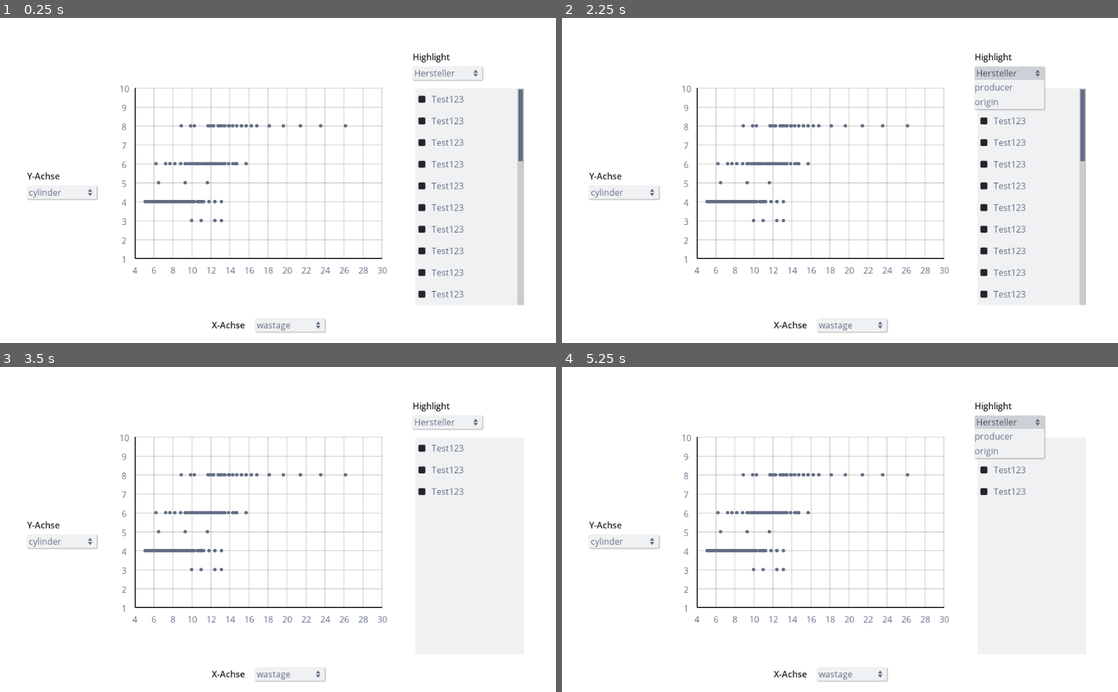
Above: before the commit, frames 1-4 (two rows, left to right).
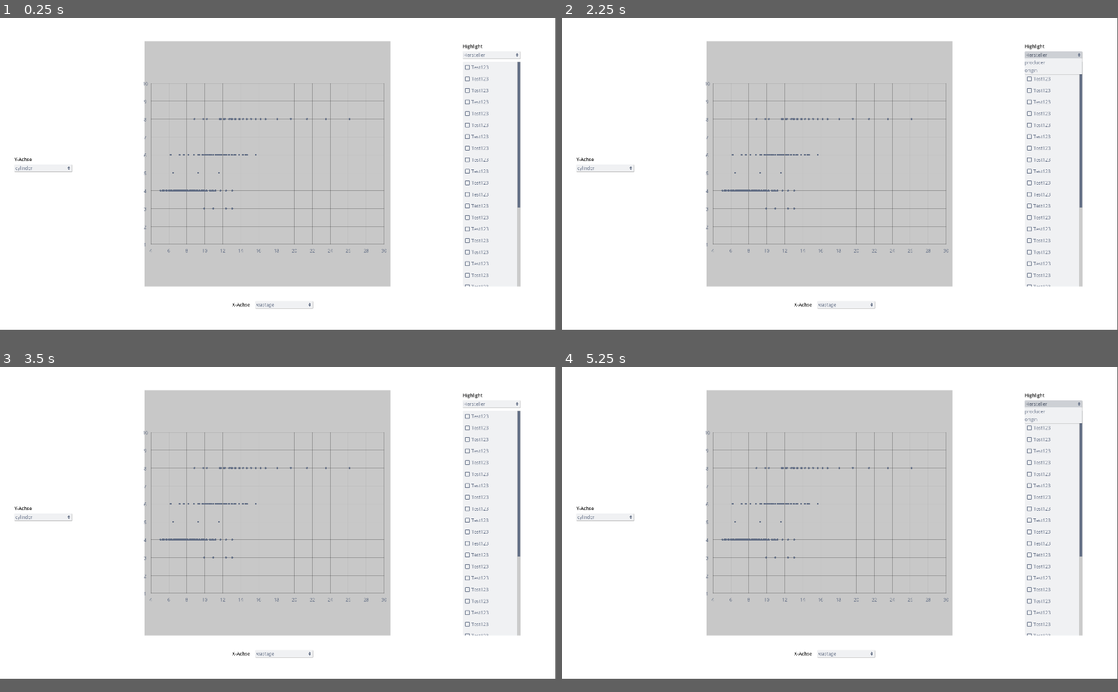
Above: after the commit, the same moments.

Repository: nevs-devs/cars
Game: Godot game, scene res://Main.tscn
Same seed, same stepped clock (60 frames per second), same inputs: the game is played once before the commit and once after it.
Inputs (mouse positions are in pixels of both pictures, inside the frame that each line leads up to):
- Up to frame 1 (0.25 s): no input
- Up to frame 2 (2.25 s): click "wastage" at 0.5 s; click "cylinder" at 1.25 s; click "Hersteller" at 2 s
- Up to frame 3 (3.5 s): click (467, 448) at 2.77 s
- Up to frame 4 (5.25 s): click "wastage" at 3.5 s; click "cylinder" at 4.25 s; click "Hersteller" at 5 s
In our replay, the window is 800x468 before the commit and 799x449 after it. These sizes can differ from the game's own. Grey fills any space a smaller window leaves; there, only what the larger window draws over its background counts as a difference.

The runs differ from the first frame. In frame 1, 35% of the frame differs, in the area x 2-95%, y 7-97%; in frame 2, 36%; in frame 3, 34%; in frame 4, 35%.

Commit message:
checkboxes added
fullscreen

Diff:
--- a/Chart.gd
+++ b/Chart.gd
@@ -2,7 +2,7 @@
 
 const axis_label = preload("res://AxisLabel.tscn")
 const data_point = preload("res://DataPoint.tscn")
-const GRID_SIZE: int = 500
+const GRID_SIZE: int = 850
 var cols: int = 0
 var rows: int = 0
 var cell_size: float
--- a/Main.tscn
+++ b/Main.tscn
@@ -11,29 +11,30 @@
 script = ExtResource( 1 )
 
 [node name="ColorRect" type="ColorRect" parent="."]
-margin_right = 1024.0
-margin_bottom = 600.0
+margin_right = 1920.0
+margin_bottom = 1080.0
 __meta__ = {
 "_edit_use_anchors_": false
 }
 
 [node name="ChartArea" type="ColorRect" parent="."]
-margin_left = 220.0
-margin_top = 30.0
-margin_right = 720.0
-margin_bottom = 530.0
+margin_left = 500.0
+margin_top = 80.0
+margin_right = 1350.0
+margin_bottom = 930.0
+color = Color( 0.788235, 0.788235, 0.788235, 1 )
 __meta__ = {
 "_edit_use_anchors_": false
 }
 
 [node name="Chart" parent="." instance=ExtResource( 2 )]
-position = Vector2( 476, 286 )
+position = Vector2( 925, 505 )
 
 [node name="XAxisChooser" type="MenuButton" parent="."]
-margin_left = 470.0
-margin_top = 555.0
-margin_right = 598.0
-margin_bottom = 579.0
+margin_left = 882.953
+margin_top = 981.167
+margin_right = 1080.95
+margin_bottom = 1005.17
 theme = ExtResource( 3 )
 text = "X-Achse"
 icon = SubResource( 1 )
@@ -44,15 +45,15 @@
 }
 
 [node name="DropDown" type="Sprite" parent="XAxisChooser"]
-position = Vector2( 116, 12 )
+position = Vector2( 188, 12 )
 scale = Vector2( 0.4, 0.4 )
 texture = ExtResource( 4 )
 
 [node name="YAxisChooser" type="MenuButton" parent="."]
 margin_left = 50.0
-margin_top = 310.0
-margin_right = 178.0
-margin_bottom = 334.0
+margin_top = 508.016
+margin_right = 248.0
+margin_bottom = 532.016
 theme = ExtResource( 3 )
 text = "Y-Achse"
 icon = SubResource( 1 )
@@ -63,15 +64,15 @@
 }
 
 [node name="DropDown" type="Sprite" parent="YAxisChooser"]
-position = Vector2( 116, 12 )
+position = Vector2( 188, 12 )
 scale = Vector2( 0.4, 0.4 )
 texture = ExtResource( 4 )
 
 [node name="SelectButton" type="MenuButton" parent="."]
-margin_left = 760.0
-margin_top = 90.0
-margin_right = 888.0
-margin_bottom = 114.0
+margin_left = 1600.0
+margin_top = 116.0
+margin_right = 1798.0
+margin_bottom = 140.0
 theme = ExtResource( 3 )
 text = "Hersteller"
 icon = SubResource( 1 )
@@ -82,15 +83,15 @@
 }
 
 [node name="DropDown" type="Sprite" parent="SelectButton"]
-position = Vector2( 116, 12 )
+position = Vector2( 188, 12 )
 scale = Vector2( 0.4, 0.4 )
 texture = ExtResource( 4 )
 
 [node name="AxisX" type="Label" parent="."]
-margin_left = 390.0
-margin_top = 555.0
-margin_right = 451.0
-margin_bottom = 578.0
+margin_left = 802.953
+margin_top = 981.167
+margin_right = 863.953
+margin_bottom = 1004.17
 theme = ExtResource( 3 )
 text = "X-Achse"
 __meta__ = {
@@ -99,9 +100,9 @@
 
 [node name="AxisY" type="Label" parent="."]
 margin_left = 50.0
-margin_top = 280.0
+margin_top = 478.016
 margin_right = 111.0
-margin_bottom = 303.0
+margin_bottom = 501.016
 theme = ExtResource( 3 )
 text = "Y-Achse"
 __meta__ = {
@@ -109,10 +110,10 @@
 }
 
 [node name="Highlight" type="Label" parent="."]
-margin_left = 760.0
-margin_top = 60.0
-margin_right = 828.0
-margin_bottom = 83.0
+margin_left = 1600.0
+margin_top = 86.0
+margin_right = 1668.0
+margin_bottom = 109.0
 theme = ExtResource( 3 )
 text = "Highlight"
 __meta__ = {
@@ -120,10 +121,10 @@
 }
 
 [node name="ScrollContainer" type="ScrollContainer" parent="."]
-margin_left = 765.254
-margin_top = 130.0
-margin_right = 965.254
-margin_bottom = 530.0
+margin_left = 1600.0
+margin_top = 151.0
+margin_right = 1800.0
+margin_bottom = 930.0
 theme = ExtResource( 3 )
 __meta__ = {
 "_edit_use_anchors_": false
--- a/project.godot
+++ b/project.godot
@@ -19,6 +19,12 @@
 run/main_scene="res://Main.tscn"
 config/icon="res://icon.png"
 
+[display]
+
+window/size/width=1920
+window/size/height=1080
+window/size/fullscreen=true
+
 [rendering]
 
 environment/default_environment="res://default_env.tres"
--- a/theme.tres
+++ b/theme.tres
@@ -1,6 +1,8 @@
-[gd_resource type="Theme" load_steps=15 format=2]
+[gd_resource type="Theme" load_steps=17 format=2]
 
 [ext_resource path="res://Open_Sans/OpenSans-Regular.ttf" type="DynamicFontData" id=1]
+[ext_resource path="res://checked.png" type="Texture" id=2]
+[ext_resource path="res://unchecked.png" type="Texture" id=3]
 
 [sub_resource type="DynamicFontData" id=9]
 font_path = "res://Open_Sans/OpenSans-SemiBold.ttf"
@@ -60,10 +62,8 @@
 
 [sub_resource type="StyleBoxFlat" id=8]
 bg_color = Color( 0.945098, 0.94902, 0.956863, 1 )
-corner_radius_top_left = 2
-corner_radius_top_right = 2
-corner_radius_bottom_right = 2
-corner_radius_bottom_left = 2
+corner_radius_top_left = 6
+corner_radius_bottom_left = 6
 
 [sub_resource type="StyleBoxFlat" id=11]
 bg_color = Color( 0.384314, 0.431373, 0.521569, 1 )
@@ -109,12 +109,12 @@
 CheckBox/colors/font_color_hover_pressed = Color( 1, 1, 1, 1 )
 CheckBox/colors/font_color_pressed = Color( 1, 1, 1, 1 )
 CheckBox/constants/check_vadjust = 0
-CheckBox/constants/hseparation = 4
+CheckBox/constants/hseparation = 8
 CheckBox/fonts/font = null
-CheckBox/icons/checked = null
+CheckBox/icons/checked = ExtResource( 2 )
 CheckBox/icons/radio_checked = null
 CheckBox/icons/radio_unchecked = null
-CheckBox/icons/unchecked = null
+CheckBox/icons/unchecked = ExtResource( 3 )
 CheckBox/styles/disabled = null
 CheckBox/styles/focus = null
 CheckBox/styles/hover = null
Binary file added: checked.png
Binary file added: unchecked.png
